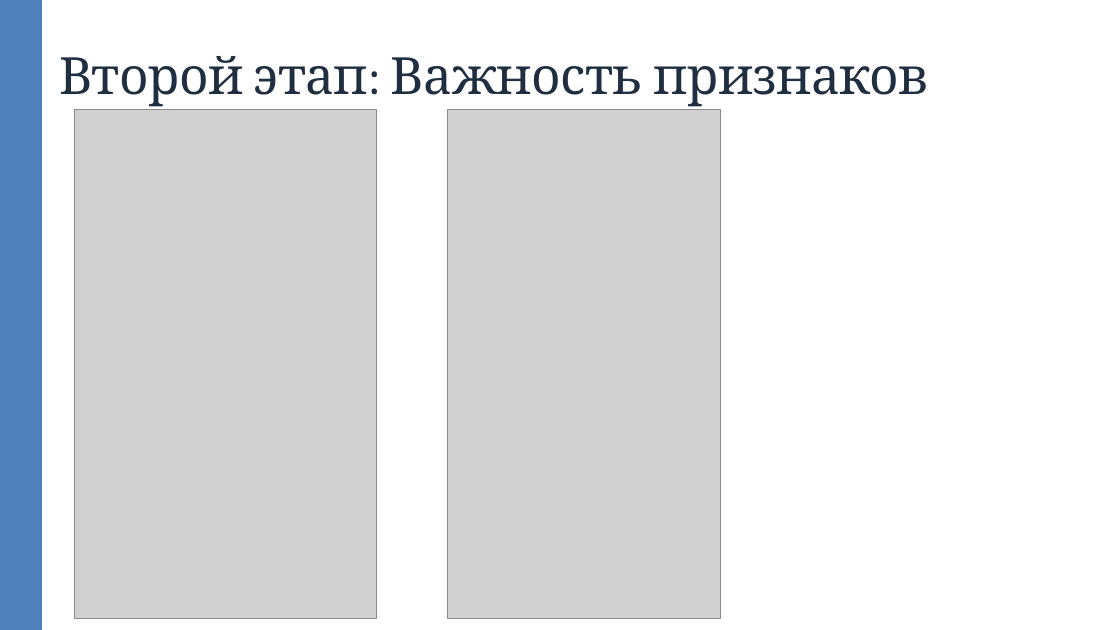
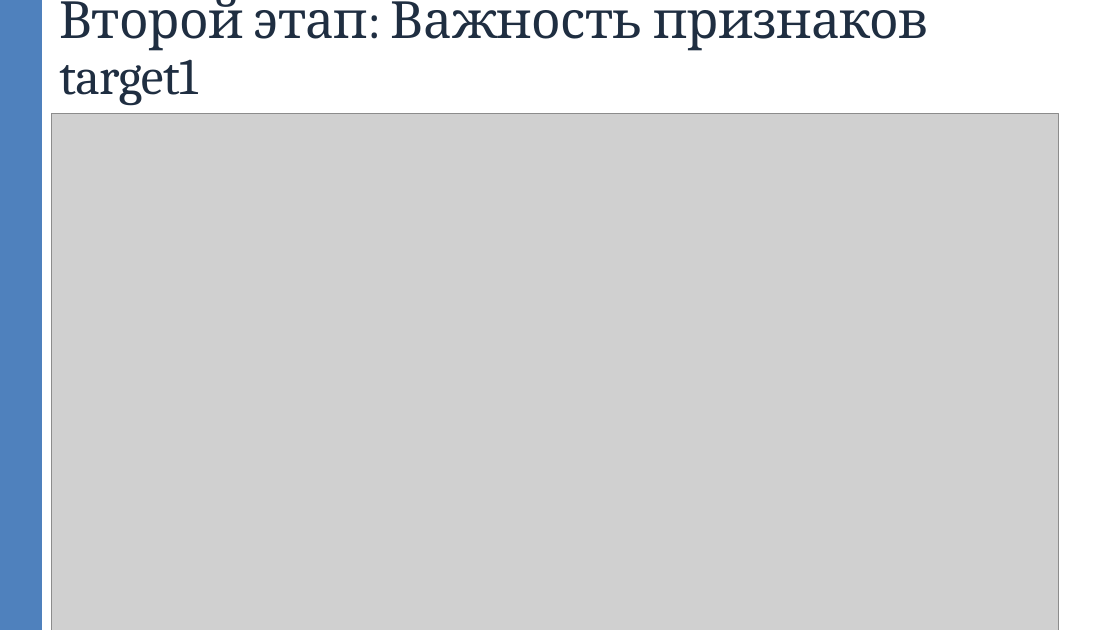
Before and after one commit to Saimonpetricof/AlfaHack_bestrepository, a slide deck: slide 9 of SAH_Финал_ASEKcrew.pptx (slide 10 before the commit). Drawn at 1120x630 pixels with LibreOffice and Linux fonts; fonts in the diff are those of the drawing; grey boxes stand for pictures. Boxes give left, top, right and bottom in pixels: in the first picture for what was removed or moved away, otherwise in the second. Text is boxed around its words. In the diff, an @@ line names an element or a change of style, - is before the commit and + after.

```diff
--- a/SAH_Финал_ASEKcrew.pptx
+++ b/SAH_Финал_ASEKcrew.pptx
@@ text at <box>59,0,929,105</box>: text changed @@
-Второй этап: Важность признаков
+Второй этап: Важность признаков target1
@@ picture added at <box>51,113,1059,630</box> @@
@@ picture removed at <box>75,109,376,618</box> @@
@@ picture removed at <box>448,109,721,618</box> @@
```
Also in this commit, not shown: 8 other slides changed, 7 slides added.
